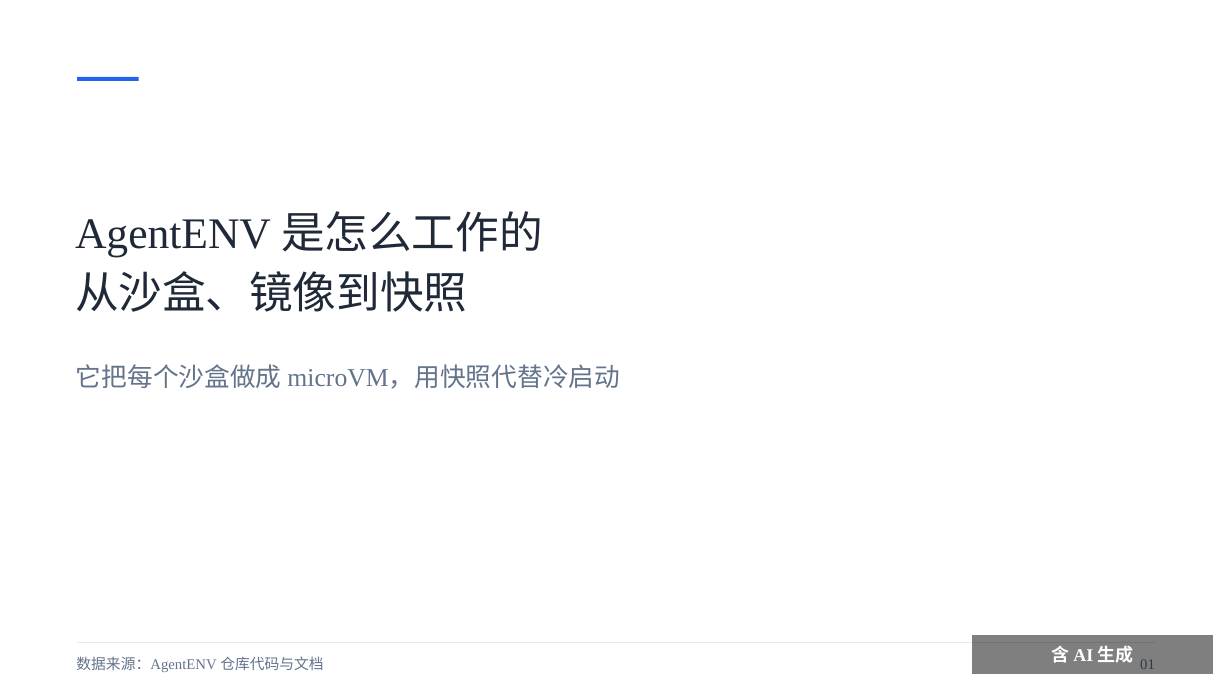
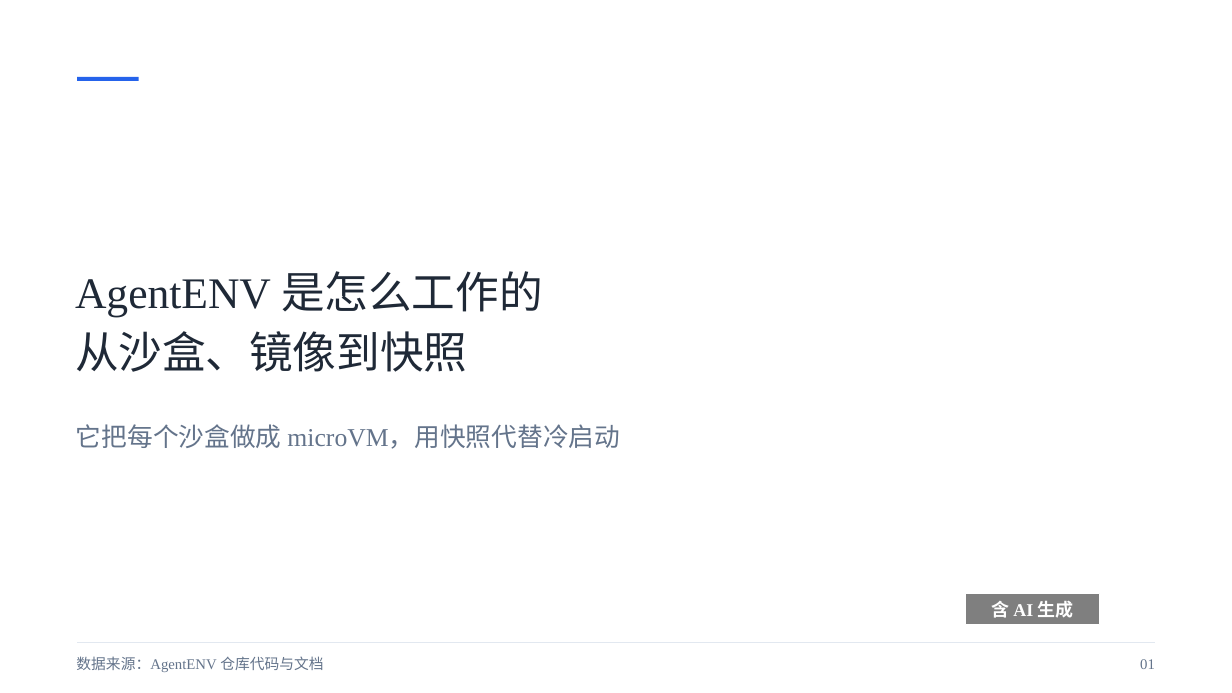
Before and after one commit to liushiqin-647/aenv, a slide deck: slide 1 of agentenv_20261102_polished.pptx. Drawn at 1232x693 pixels with LibreOffice and Linux fonts; fonts in the diff are those of the drawing. Boxes give left, top, right and bottom in pixels: in the first picture for what was removed or moved away, otherwise in the second. Text is boxed around its words. In the diff, an @@ line names an element or a change of style, - is before the commit and + after.

```diff
--- a/agentenv_20261102_polished.pptx
+++ b/agentenv_20261102_polished.pptx
@@ text "AgentENV 是怎么工作的": place and size @@
-text "AgentENV 是怎么工作的" at box(75, 211, 542, 312)
+text "AgentENV 是怎么工作的" at box(75, 271, 542, 372)
@@ text "它把每个沙盒做成 microVM，用快照代替冷启动": place and size @@
-text "它把每个沙盒做成 microVM，用快照代替冷启动" at box(76, 364, 620, 389)
+text "它把每个沙盒做成 microVM，用快照代替冷启动" at box(76, 424, 620, 449)
@@ rectangle "含 AI 生成": place and size @@
-rectangle "含 AI 生成" at box(971, 635, 1214, 676)
+rectangle "含 AI 生成" at box(966, 593, 1100, 625)
```
Also in this commit, not shown: 13 other slides changed.
